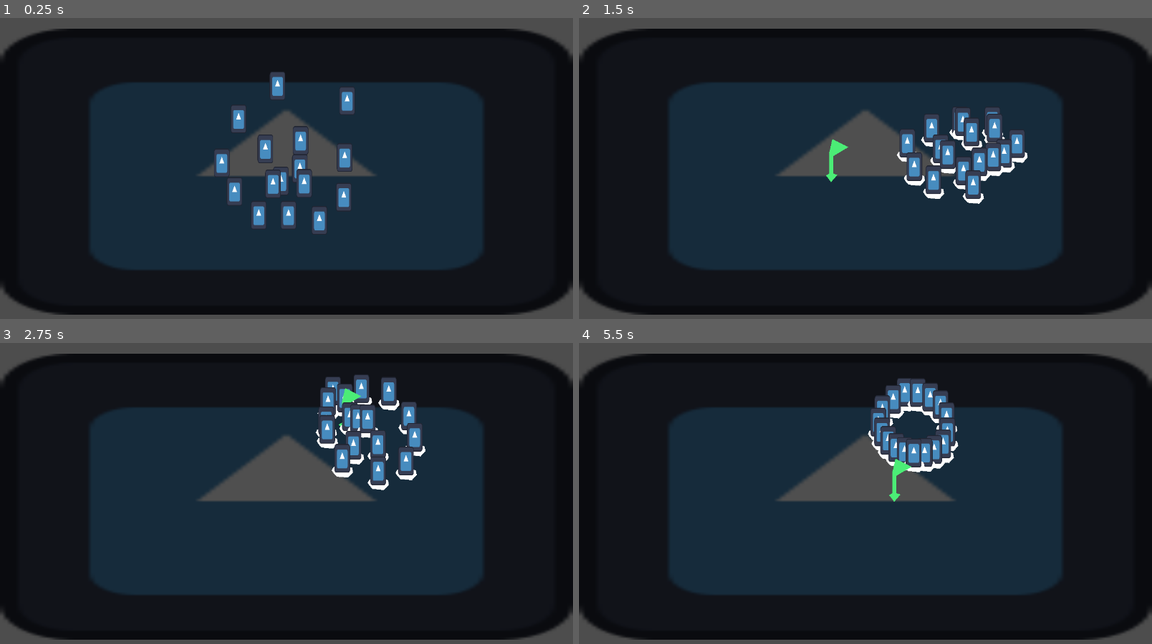
Above: before the commit, frames 1-4 (two rows, left to right).
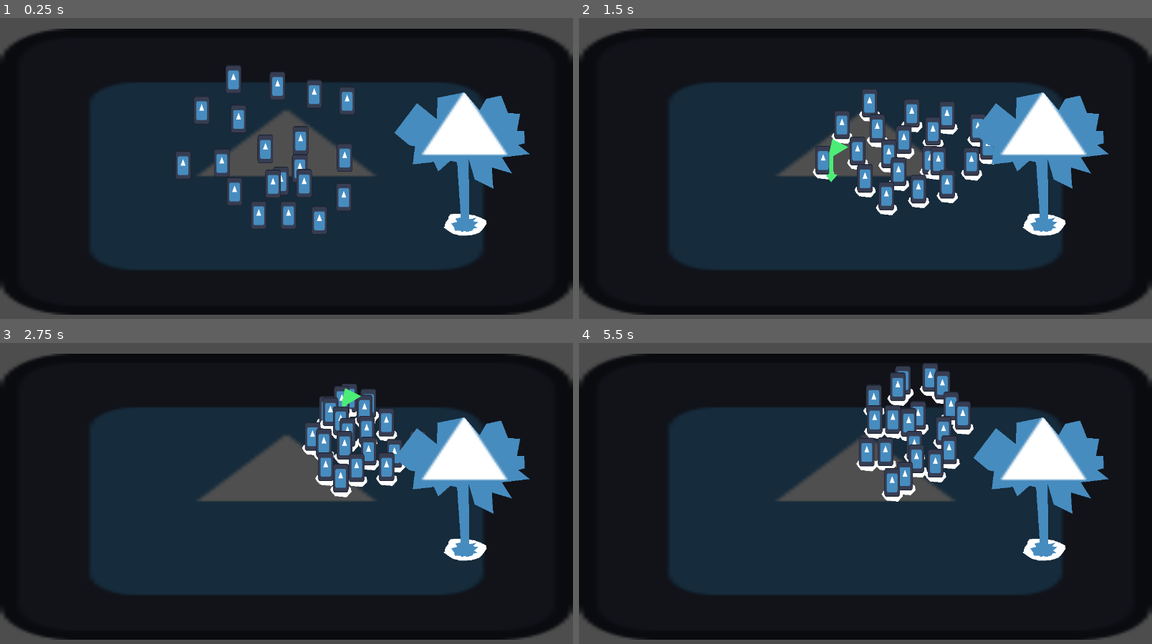
Above: after the commit, the same moments.

Repository: CaptainCronch/cookie-jam
Game: Godot game, scene res://world.tscn
Two runs of this game, one before a commit and one after it. Both use one fixed random seed, a clock stepped at 60 frames per second and the inputs below. The engine's default icon, where the game draws it, is replaced by a stand-in: a white triangle on a blue panel in a dark square.
Inputs (mouse positions are in pixels of both pictures, inside the frame that each line leads up to):
- Up to frame 1 (0.25 s): no input
- Up to frame 2 (1.5 s): tap Enter (ui_accept) at 0.5, 0.77 s; move the mouse to (991, 156) at 0.52 s; hold Right (ui_right) 0.53-1.25 s; hold A (a) 0.53-1.25 s; click (991, 156) at 0.67 s; tap Ctrl (control) at 0.8 s; drag from (750, 186) to (991, 156) at 1.27 s
- Up to frame 3 (2.75 s): move the mouse to (343, 427) at 2.02 s; press the mouse at (343, 427) at 2.03 s; hold Right (ui_right) from 2.03 s (still down); right-click (343, 427) at 2.3 s
- Up to frame 4 (5.5 s): release Right (ui_right) at 2.75 s; release the mouse at (922, 427) at 2.75 s; drag from (836, 559) to (922, 412) at 2.77 s; move the mouse to (1037, 544) at 3.52 s; hold Left (ui_left) 3.53-4.25 s; hold Shift (shift) 3.53-4.25 s; click (1037, 544) at 3.67 s; tap Enter (ui_accept) at 3.77 s; tap Space (space) at 3.8 s; drag from (693, 448) to (934, 400) at 4.27 s; move the mouse to (894, 496) at 5.02 s; hold Down (ui_down) from 5.03 s (still down); hold A (a) from 5.03 s (still down); tap Tab (tab) at 5.1 s; click (894, 496) at 5.17 s

The runs differ from the first frame. In frame 1, 5.9% of the frame differs, in the area x 30-93%, y 15-73%; in frame 2, 11%, in the area x 40-93%, y 23-73%; in frame 3, 9.5%; in frame 4, 10%.

Commit message:
added radial control addon, made interactable class, added trees, added picking up

Diff:
--- a/camera.gd
+++ b/camera.gd
@@ -1,4 +1,5 @@
 extends Camera2D
+class_name God
 
 @export var drag_sensitivity := 0.5
 @export var drag_smooth := 10.0
@@ -18,9 +19,14 @@
 var selected_anything := false
 var deselecting := false
 var can_select := true
+var last_selected: Interactable
 
 @onready var selector_shape: CircleShape2D = selector.get_node("CollisionShape2D").shape
 @onready var selector_visualizer: Polygon2D = selector.get_node("Polygon2D")
+
+
+func _ready() -> void: Global.camera = self
+
 
 func _input(event: InputEvent) -> void:
 	if event is InputEventMouseMotion:
@@ -50,7 +56,7 @@
 			if not deselecting and not selected_units.has(body):
 				selected_units.append(body)
 				body.selected(true)
-			selected_anything = true
+			#selected_anything = true
 
 
 func selection() -> void:
@@ -73,21 +79,21 @@
 		return
 	selector.monitoring = Input.is_action_pressed("mouse1") or Input.is_action_pressed("mouse2")
 	selector.get_node("Polygon2D").visible = true
-	if Input.is_action_just_pressed("mouse1"): selected_anything = false
-	elif Input.is_action_just_released("mouse1") and not selected_anything:
-		for unit in selected_units: unit.selected(false)
-		selected_units = []
-		#print(selected_units)
+	#if Input.is_action_just_pressed("mouse1"): selected_anything = false
+	#elif Input.is_action_just_released("mouse1") and not selected_anything:
+		#for unit in selected_units: unit.selected(false)
+		#selected_units = []
+		##print(selected_units)
 	deselecting = Input.is_action_pressed("mouse2")
 
 
 func commanding() -> void:
-	if Input.is_action_pressed("space") or Input.is_action_pressed("shift") or Input.is_action_pressed("control"):
+	if Input.is_action_pressed("space") or Input.is_action_pressed("control"):
 		away_point.visible = false
 		towards_point.visible = false
 		return
 
-	if Input.is_action_pressed("mouse2"):
+	if Input.is_action_pressed("mouse1") and Input.is_action_pressed("shift"):
 		for unit in selected_units: unit.move_away_from(get_global_mouse_position())
 		away_point.visible = true
 		towards_point.visible = false
@@ -96,7 +102,8 @@
 		towards_point.visible = true
 		away_point.visible = false
 		towards_point.global_position = get_global_mouse_position()
-	if Input.is_action_just_released("mouse2"):
+	#if (Input.is_action_just_released("mouse1") and Input.is_action_pressed("shift")) or (Input.is_action_pressed("mouse1") and Input.is_action_just_released("shift")) or (Input.is_action_just_released("mouse1") and Input.is_action_just_released("shift")):
+	else:
 		#for unit in selected_units: unit.stop_moving_away()
 		away_point.visible = false
 		towards_point.visible = false
@@ -107,10 +114,20 @@
 	if Input.is_action_just_released("wheel_up"): zoom_dir += 1
 	elif Input.is_action_just_released("wheel_down"): zoom_dir -= 1
 
+	#var old_mouse_pos := get_global_mouse _position()
 	zoom_desired = (zoom_desired + (Vector2.ONE * zoom_sensitivity * zoom_dir)).clamp(zoom_min, zoom_max)
 	zoom = Global.decay_towards_vec2(zoom, zoom_desired, zoom_smooth, delta)
+	#global_position += old_mouse_pos - get_global_mouse_position()
 
+	#if not zoom_dir == 0:
+		#drag_desired += old_mouse_pos - get_global_mouse_position()
+	#global_position += old_mouse_pos - get_global_mouse_position()
 	global_position = Global.decay_towards_vec2(global_position, drag_desired, drag_smooth, delta)
+
+
+func select_interactable(object: Interactable) -> void:
+	for unit in selected_units:
+		unit.set_goal(object)
 
 
 #func _on_selector_body_entered(body: Node2D) -> void:
--- a/global.gd
+++ b/global.gd
@@ -1,4 +1,6 @@
 extends Node
+
+var camera: God
 
 
 func _ready():
--- /dev/null
+++ b/interactable.gd
@@ -0,0 +1,30 @@
+extends Area2D
+class_name Interactable
+
+signal give(type: TYPE)
+signal done(type: TYPE)
+
+enum TYPE {NONE, TREE, MINE, BODY, ENEMY, CITY, MIXER}
+
+@export var max_health := 10
+
+var health := max_health
+
+
+func _ready() -> void:
+	input_event.connect(_on_input_event)
+
+
+func interact(_strength := 1) -> void:
+	give.emit(TYPE.NONE)
+
+
+func finished() -> void:
+	done.emit(TYPE.NONE)
+
+
+func _on_input_event(_viewport: Node, event: InputEvent, _shape_idx: int) -> void:
+	if event is InputEventMouseButton:
+		if event.button_index == MouseButton.MOUSE_BUTTON_RIGHT:
+			if not Input.is_action_pressed("space"):
+				Global.camera.select_interactable(self)
--- a/project.godot
+++ b/project.godot
@@ -25,9 +25,14 @@
 window/size/viewport_height=720
 window/size/mode=3
 
+[editor_plugins]
+
+enabled=PackedStringArray("res://addons/RadialMenu/plugin.cfg")
+
 [global_group]
 
 Units="Player units"
+Resource=""
 
 [input]
 
--- /dev/null
+++ b/tree.gd
@@ -0,0 +1,17 @@
+extends Interactable
+class_name WoodTree
+
+
+func interact(strength := 1) -> void:
+	health -= strength
+	give.emit(TYPE.TREE)
+	if health <= 0:
+		finished()
+
+
+func finished() -> void:
+	done.emit(TYPE.TREE)
+	# spawn log here
+	# spawn particles
+	# play sound here
+	queue_free()
--- a/unit.gd
+++ b/unit.gd
@@ -1,14 +1,21 @@
 extends CharacterBody2D
 class_name Unit
 
-@export var default_speed := 1000.0
+enum ITEM {NONE, WOOD, CLAY, BODY, ASH, GLASSY_CLAY}
+
+@export var default_speed := 500.0
+@export var carrying_speed := 400.0
 @export var smooth_buffer := 100.0
 @export var close_buffer := 20.0
-@export var separate_strength := 2000.0
+@export var separate_strength := default_speed * 2
 @export var acceleration := 10.0
+@export var away_multiplier := 2.0
+@export var damage := 1
+@export var interact_time := 1.0
 
 @export var separate_area: Area2D
 @export var separate_collider: CollisionShape2D
+@export var item_sprites: Array[Sprite2D] = []
 
 var speed := default_speed
 var direction := Vector2()
@@ -18,19 +25,31 @@
 var idle := true
 var in_separate_area: Array[Area2D]
 var boost := Vector2()
+var current_goal: Interactable
+var backup_goal: Interactable
+var interact_timer := interact_time
+var current_item := ITEM.NONE:
+	set(value):
+		for sprite in item_sprites: sprite.hide()
+		item_sprites[value - 1].show()
+		if value == ITEM.NONE: speed = default_speed
+		else: speed = carrying_speed
 
 @onready var separate_shape: CircleShape2D = separate_collider.shape
+
 
 func _ready() -> void:
 	desired_position = global_position
 
 
-func _process(_delta: float) -> void:
+func _process(delta: float) -> void:
 	#boost = direction * -10000 if Input.is_action_pressed("shift") else Vector2()
-	pass
+	if interact_timer > 0.0: interact_timer -= delta
 
 
 func _physics_process(delta: float) -> void:
+	check_interaction()
+
 	distance = global_position.distance_to(desired_position)
 	direction = global_position.direction_to(desired_position)
 	idle = false
@@ -76,15 +95,42 @@
 	return total
 
 
+func check_interaction() -> void:
+	for area in separate_area.get_overlapping_areas():
+		if area is Interactable:
+			if area == current_goal and interact_timer <= 0.0:
+				area.give.connect(_on_item_get)
+				(area as Interactable).interact(damage)
+				interact_timer = interact_time
+
+
 func move_to(pos: Vector2) -> void:
 	desired_position = pos
+	current_goal = null
+	backup_goal = null
 	#away = false
 
 
-func move_away_from(pos: Vector2, power := speed) -> void:
+func move_away_from(pos: Vector2, power := speed * away_multiplier) -> void:
 	desired_position = global_position
 	boost = pos.direction_to(global_position) * power
+	current_goal = null
+	backup_goal = null
 	#away = true
+
+
+func set_goal(goal: Node2D, backup: Node2D = null) -> void:
+	current_goal = goal
+	backup_goal = backup
+	desired_position = current_goal.global_position
+
+
+func swap_goal() -> void:
+	var hold := current_goal
+	current_goal = backup_goal
+	backup_goal = hold
+	if is_instance_valid(current_goal):
+		desired_position = current_goal.global_position
 
 
 #func stop_moving_away() -> void:
@@ -96,6 +142,33 @@
 	$Polygon2D.visible = yes
 
 
+func check_deposit() -> void: # find closest dropoff spot and make it the backup goal
+	if current_item == ITEM.BODY:
+		pass # go to demon pit
+	else:
+		var distances: Array[float] = []
+		var smallest_distance := 1000000.0
+		var banks := get_tree().get_nodes_in_group("Banks")
+		for bank in banks: # demon pit counts as bank too so you have one to start with
+			var dist := (bank as Interactable).global_position.distance_squared_to(global_position)
+			distances.append(dist)
+			if dist < smallest_distance:
+				smallest_distance = dist
+		#backup_goal = banks[distances.find(smallest_distance)]
+		# add buildings / demon pit so this line works please
+
+
+func _on_item_get(type: Interactable.TYPE) -> void: # set held item based on resource building type
+	match type:
+		Interactable.TYPE.TREE: current_item = ITEM.WOOD
+		Interactable.TYPE.MINE: current_item = ITEM.CLAY
+		Interactable.TYPE.BODY: current_item = ITEM.BODY
+		Interactable.TYPE.CITY: current_item = ITEM.ASH
+		Interactable.TYPE.MIXER: current_item = ITEM.GLASSY_CLAY
+	check_deposit()
+	swap_goal()
+
+
 #func _on_separate_area_entered(area: Area2D) -> void:
 	#if not in_separate_area.has(area):
 		#in_separate_area.append(area)
--- a/unit.tscn
+++ b/unit.tscn
@@ -9,7 +9,7 @@
 [sub_resource type="CircleShape2D" id="CircleShape2D_ctwoc"]
 radius = 75.0
 
-[node name="Unit" type="CharacterBody2D" unique_id=1355565438 node_paths=PackedStringArray("separate_area", "separate_collider") groups=["Units"]]
+[node name="Unit" type="CharacterBody2D" unique_id=1355565438 node_paths=PackedStringArray("separate_area", "separate_collider", "item_sprites") groups=["Units"]]
 z_as_relative = false
 collision_layer = 2
 motion_mode = 1
@@ -17,6 +17,8 @@
 script = ExtResource("1_ctwoc")
 separate_area = NodePath("Separate")
 separate_collider = NodePath("Separate/CollisionShape2D")
+item_sprites = [NodePath("Sprite2D2")]
+metadata/_edit_group_ = true
 
 [node name="Polygon2D" type="Polygon2D" parent="." unique_id=846218414]
 visible = false
@@ -33,10 +35,15 @@
 
 [node name="Separate" type="Area2D" parent="." unique_id=2037624737]
 collision_layer = 2
-collision_mask = 2
+collision_mask = 3
 
 [node name="CollisionShape2D" type="CollisionShape2D" parent="Separate" unique_id=1604043903]
 shape = SubResource("CircleShape2D_ctwoc")
 
-[connection signal="area_entered" from="Separate" to="." method="_on_separate_area_entered"]
-[connection signal="area_exited" from="Separate" to="." method="_on_separate_area_exited"]
+[node name="Sprite2D2" type="Sprite2D" parent="." unique_id=863178962]
+visible = false
+modulate = Color(0.34, 0.17566666, 0, 1)
+position = Vector2(-1.5199184e-06, -130)
+rotation = 3.0246556
+scale = Vector2(0.73, 0.38)
+texture = ExtResource("2_davkp")
--- a/world.tscn
+++ b/world.tscn
@@ -1,8 +1,12 @@
 [gd_scene format=3 uid="uid://ceo1vya1vw0r8"]
 
 [ext_resource type="Texture2D" uid="uid://0clg7r6hvwtq" path="res://icon.svg" id="1_f3sb7"]
+[ext_resource type="Script" uid="uid://df3m4mxqgmoi7" path="res://tree.gd" id="2_aqk2v"]
 [ext_resource type="Script" uid="uid://dded46d5rqlqr" path="res://camera.gd" id="2_tlwt5"]
 [ext_resource type="PackedScene" uid="uid://c772u1gct8vp4" path="res://unit.tscn" id="3_tlwt5"]
+
+[sub_resource type="CircleShape2D" id="CircleShape2D_aqk2v"]
+radius = 100.0
 
 [sub_resource type="CircleShape2D" id="CircleShape2D_tlwt5"]
 radius = 50.0
@@ -11,12 +15,32 @@
 y_sort_enabled = true
 
 [node name="Environment" type="Node2D" parent="." unique_id=1131195652]
+y_sort_enabled = true
 
 [node name="Icon" type="Sprite2D" parent="Environment" unique_id=109447954]
 modulate = Color(0.31, 0.31, 0.31, 1)
 z_index = -10
 scale = Vector2(20, 10)
 texture = ExtResource("1_f3sb7")
+
+[node name="Tree" type="Area2D" parent="Environment" unique_id=522941525 groups=["Resource"]]
+position = Vector2(791, 231)
+monitoring = false
+script = ExtResource("2_aqk2v")
+
+[node name="CollisionShape2D" type="CollisionShape2D" parent="Environment/Tree" unique_id=974565477]
+shape = SubResource("CircleShape2D_aqk2v")
+
+[node name="Polygon2D2" type="Polygon2D" parent="Environment/Tree" unique_id=1686270079]
+position = Vector2(5, 5)
+scale = Vector2(1, 0.49)
+polygon = PackedVector2Array(-95, 26, -72, 60, -54, 85, -20, 102, 1, 102, 38, 95, 68, 73, 80, 45, 90, 17, 98, -6, 95, -37, 71, -62, 40, -85, 17, -91, -29, -100, -63, -94, -72, -71, -73, -49, -86, -16, -88, 5, -89, 19)
+
+[node name="Polygon2D" type="Polygon2D" parent="Environment/Tree" unique_id=1780875352]
+texture = ExtResource("1_f3sb7")
+texture_offset = Vector2(604.876, 935.515)
+texture_scale = Vector2(0.105, 0.105)
+polygon = PackedVector2Array(-56, 1, -43, 16, -38, 33, -18, 32, -7, 39, 3, 34, 17, 38, 38, 33, 46, 23, 61, 20, 47, 10, 66, -6, 42, -9, 57, -25, 26, -18, 23, -288, 50, -196, 133, -155, 126, -250, 217, -223, 171, -295, 296, -310, 244, -351, 274, -358, 271, -412, 239, -414, 253, -491, 199, -493, 168, -572, 101, -557, 72, -506, 4, -586, -117, -562, -119, -466, -208, -538, -309, -405, -242, -349, -217, -345, -227, -264, -144, -273, -133, -276, -113, -232, -60, -279, -54, -279, -29, -273, -12, -26, -37, -21, -28, -7)
 
 [node name="TowardsPoint" type="Polygon2D" parent="." unique_id=2096268932]
 visible = false
@@ -33,14 +57,7 @@
 [node name="Camera2D" type="Camera2D" parent="." unique_id=1544898292 node_paths=PackedStringArray("selector", "towards_point", "away_point")]
 zoom = Vector2(0.5, 0.5)
 script = ExtResource("2_tlwt5")
-drag_sensitivity = null
-drag_smooth = null
-zoom_sensitivity = null
-zoom_max = null
-zoom_min = null
-zoom_smooth = null
-selector_radius = null
-away_power = null
+zoom_min = Vector2(0.1, 0.1)
 selector = NodePath("Selector")
 towards_point = NodePath("../TowardsPoint")
 away_point = NodePath("../AwayPoint")
@@ -106,6 +123,15 @@
 position = Vector2(147, 277)
 
 [node name="Unit17" parent="." unique_id=1268174673 instance=ExtResource("3_tlwt5")]
-position = Vector2(147, 277)
+position = Vector2(124, -288)
+
+[node name="Unit18" parent="." unique_id=1838846470 instance=ExtResource("3_tlwt5")]
+position = Vector2(-237, -354)
+
+[node name="Unit19" parent="." unique_id=778818004 instance=ExtResource("3_tlwt5")]
+position = Vector2(-379, -216)
+
+[node name="Unit20" parent="." unique_id=882581225 instance=ExtResource("3_tlwt5")]
+position = Vector2(-462, 30)
 
 [connection signal="body_entered" from="Camera2D/Selector" to="Camera2D" method="_on_selector_body_entered"]
Not shown, added: addons/RadialMenu/RadialMenu.gd
Not shown, added: addons/RadialMenu/RadialMenu.gd.uid
Not shown, added: addons/RadialMenu/RadialMenu.tscn
Not shown, added: addons/RadialMenu/dark_default_theme.tres
Not shown, added: addons/RadialMenu/doc/.gdignore
Binary file added: addons/RadialMenu/doc/ExportedProperties.png
Binary file added: addons/RadialMenu/doc/LightvsDarkTheme.png
Not shown, added: addons/RadialMenu/doc/config-naming.svg
Binary file added: addons/RadialMenu/doc/config-naming.svg.png
Not shown, added: addons/RadialMenu/drawing_library.gd
Not shown, added: addons/RadialMenu/drawing_library.gd.uid
Not shown, added: addons/RadialMenu/icons/Back.svg
(and 20 more such lines)
